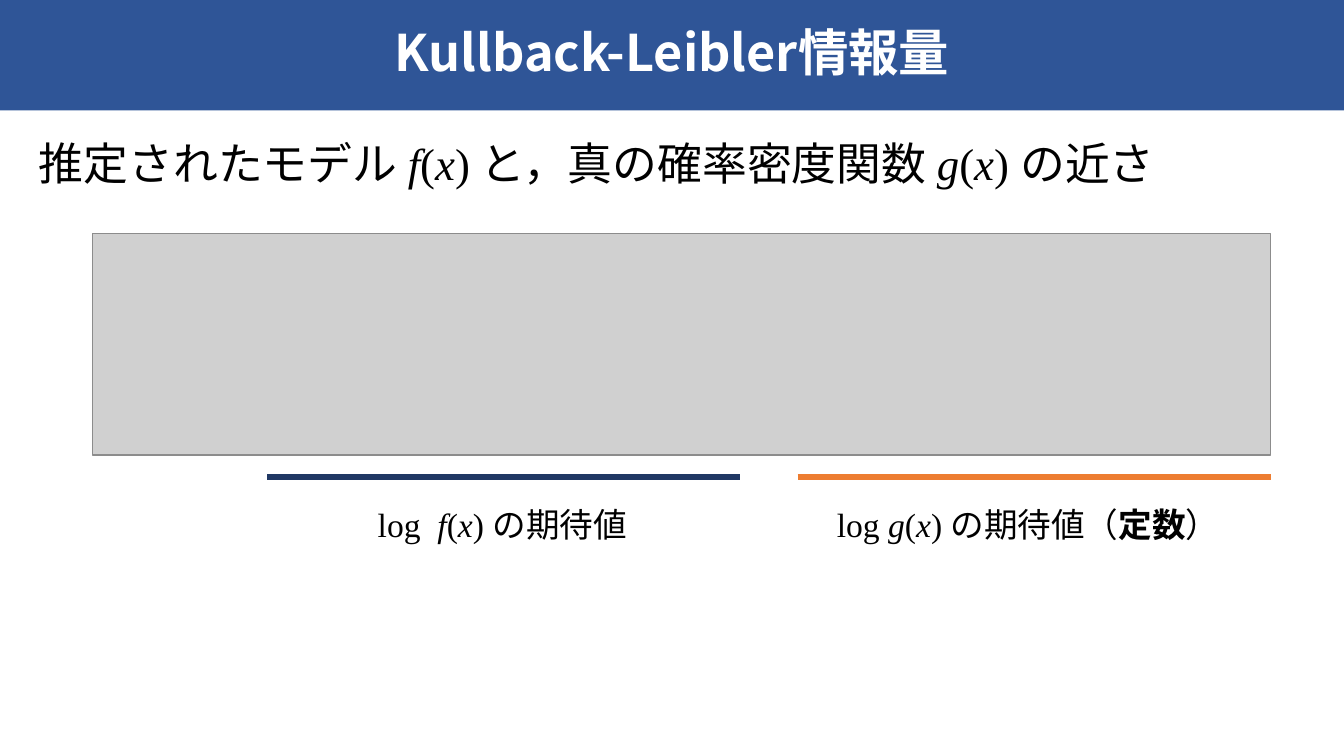
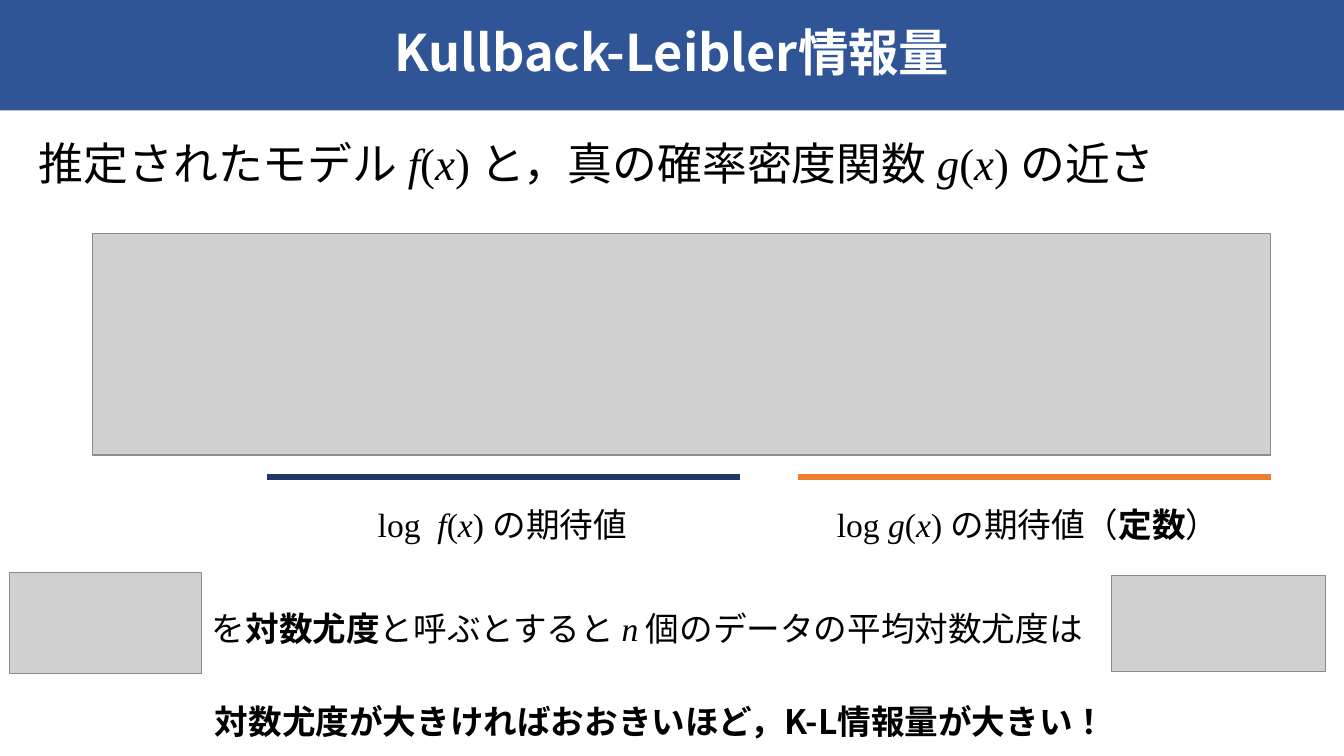
Before and after one commit to raryosu/graduation-research, a slide deck: slide 19 of docs/interim-presen/interim_hagihara.pptx (slide 21 before the commit). Drawn at 1344x756 pixels with LibreOffice and Linux fonts; fonts in the diff are those of the drawing; grey boxes stand for pictures. Boxes give left, top, right and bottom in pixels: in the first picture for what was removed or moved away, otherwise in the second. Text is boxed around its words. In the diff, an @@ line names an element or a change of style, - is before the commit and + after.

```diff
--- a/docs/interim-presen/interim_hagihara.pptx
+++ b/docs/interim-presen/interim_hagihara.pptx
@@ picture added at (9,573,202,675) @@
@@ picture added at (1111,576,1326,671) @@
@@ text added at (212,612,1083,644), 24 pt, text #000000 @@
+を対数尤度と呼ぶとすると n 個のデータの平均対数尤度は
@@ text added at (215,705,1106,739), 24 pt, text #000000, bold @@
+対数尤度が大きければおおきいほど，K-L情報量が大きい！
```
Also in this commit, not shown: 9 other slides changed.
